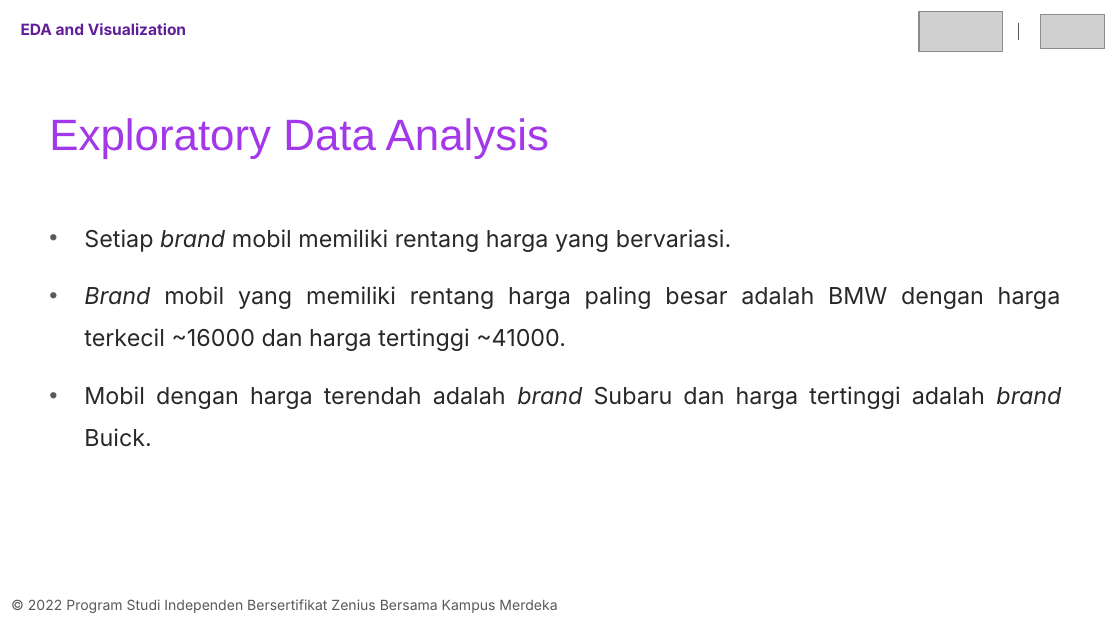
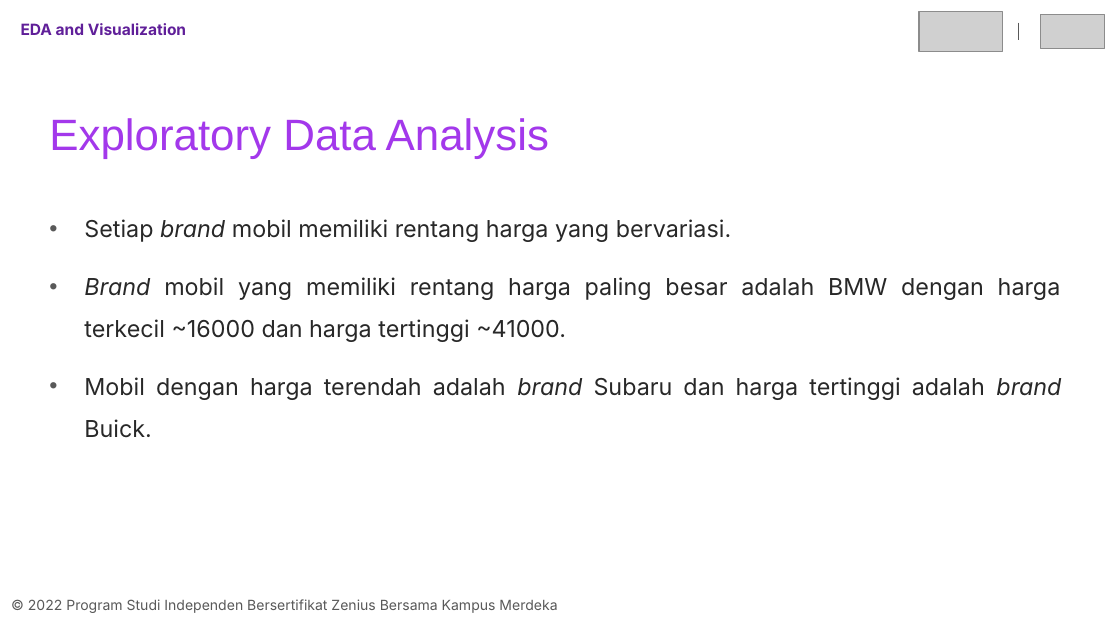
Before and after one commit to arsyfpro/Car-Price-Prediction-Machine-Learning, a slide deck: slide 13 of final_project_07_adit.pptx (slide 12 before the commit). Drawn at 1120x630 pixels with LibreOffice and Linux fonts; fonts in the diff are those of the drawing; grey boxes stand for pictures. Boxes give left, top, right and bottom in pixels: in the first picture for what was removed or moved away, otherwise in the second. Text is boxed around its words. In the diff, an @@ line names an element or a change of style, - is before the commit and + after.

```diff
--- a/final_project_07_adit.pptx
+++ b/final_project_07_adit.pptx
@@ text "Setiap brand mobil memiliki rentang ...": place and size @@
-text "Setiap brand mobil memiliki rentang ..." at bbox=[84, 229, 1061, 447]
+text "Setiap brand mobil memiliki rentang ..." at bbox=[84, 219, 1061, 438]
```
Also in this commit, not shown: 26 other slides changed, 4 slides added, 1 other file.
